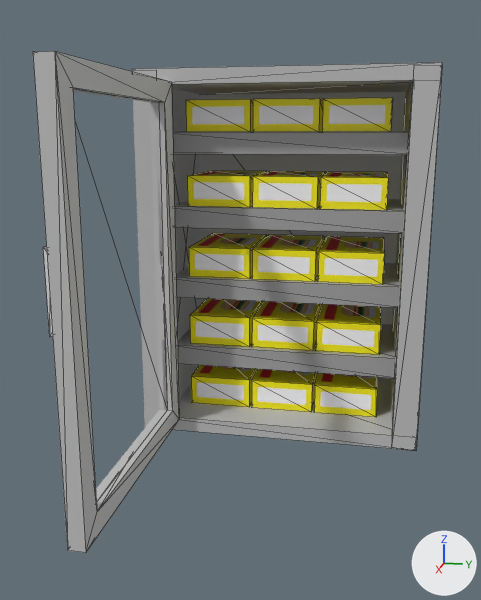
Renders of the glTF model public/assets/beef_burger_fridge/beef_burger_fridge.gltf from each side of a commit.
Rendered twice from a 50 mm lens placed at (21.98, 2.75, 9.04), pointed at (3.99, -0.85, 4.54). Every picture has the same lights, and +X, +Y and +Z are marked at lower right. Mesh edges are drawn as thin lines. Where no turn or scale is listed for an object, it has been applied to the vertices.

The older version as bpy lines, for what is in view:
```python
mat_door_glass = principled_material('door.glass')
mat_door_glass.base_color = (0.8, 0.8, 0.8)  # white #e7e7e7
mat_door_glass.roughness = 1.0
mat_door_glass.alpha = 0.0
me_cube = bpy.data.meshes.new('Cube')
me_cube.from_pydata(...)  # 120 vertices, 180 faces; spans x -1.66..1.66, y -1.0..5.18, z -2.62..7.3
me_cube.materials.append(mat_material)  # picture img_beef_burger
me_cube_010 = bpy.data.meshes.new('Cube.010')
me_cube_010.from_pydata(...)  # 88 vertices, 132 faces; spans x -0.22..5.2, y -4.3..4.33, z -5.55..5.6
# faces by material slot: [84, 48]
me_cube_010.materials.append(mat_fridge_box)  # light grey #c0c0c0
me_cube_010.materials.append(mat_fridge_shelves)  # grey #a4a4a4
me_fridge_door_mesh = bpy.data.meshes.new('fridge.door.mesh')
me_fridge_door_mesh.from_pydata(...)  # 40 vertices, 72 faces; spans x -1.13..1.13, y -1.24..1.24, z -4.4..7.82
# faces by material slot: [12, 32, 28]
me_fridge_door_mesh.materials.append(mat_door_glass)  # white #e7e7e7
me_fridge_door_mesh.materials.append(mat_door_frame)  # light grey #c5c5c5
me_fridge_door_mesh.materials.append(mat_door_handle)  # white #e7e7e7
ob_fridge_box = bpy.data.objects.new('fridge.box', me_cube_010)
ob_fridge_box.location = (-2.49, 0.0, 5.33)
ob_fridge_door = bpy.data.objects.new('fridge.door', me_fridge_door_mesh)
ob_fridge_door.location = (6.31, -3.36, 5.34)
ob_fridge_door.rotation_euler = (1.571, 1.571, 0.0)  # degrees (90, 90, 0)
ob_fridge_door.scale = (4.62, 2.94, 0.0522)
ob_lasagna = bpy.data.objects.new('Lasagna', me_cube)
ob_lasagna.location = (-0.25, -2.07, 2.82)
```
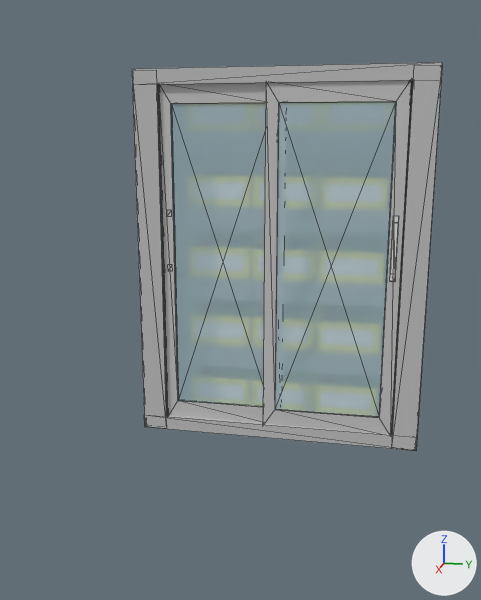
Boxes [x1, y1, x2, y2] around the edits, measured in the pictures (481 x 600 px):
'fridge.door', recoloured, surface changed, moved, turned, rescaled: before [33, 51, 179, 553]; after [263, 80, 412, 434]
'fridge.door.static', added: after [158, 83, 266, 423]
    faces in mat_door_glass (cyan #cef3ff): [171, 103, 265, 407]
    faces in mat_door_frame (light grey #c5c5c5): [158, 83, 266, 423]
'Lasagna', unchanged, covered by the edit: before [186, 98, 393, 417]

The change in detail:
Material 'door.glass' (mat_door_glass) changes colour from white #e7e7e7 to cyan #cef3ff; in linear values from (0.8, 0.8, 0.8) to (0.617, 0.894, 1.0).
In material 'door.glass' (mat_door_glass), roughness goes from 1.0 to 0.0.
In material 'door.glass' (mat_door_glass), alpha goes from 0.0 to 0.3.
Mesh me_fridge_door_static is new.
It has 40 vertices, 72 faces and spans x -0.07..0.04, y -1.86..1.86, z -5.21..5.21.
Faces by material slot: [12, 32, 28].
It uses material mat_door_glass (cyan #cef3ff).
It uses material mat_door_frame (light grey #c5c5c5).
Object 'fridge.door' (ob_fridge_door) moves from (6.31, -3.36, 5.34) to (2.61, 1.58, 5.34).
Object 'fridge.door' (ob_fridge_door) turns from (90, 90, 0) to (0, 90, 0) degrees about x, y and z.
Object 'fridge.door' (ob_fridge_door) is rescaled from (4.62, 2.94, 0.0522) to (4.62, 1.6, 0.00793).
Object 'fridge.door.static' (ob_fridge_door_static) is new; it shows me_fridge_door_static.
Its location is (2.52, -1.69, 5.34).
